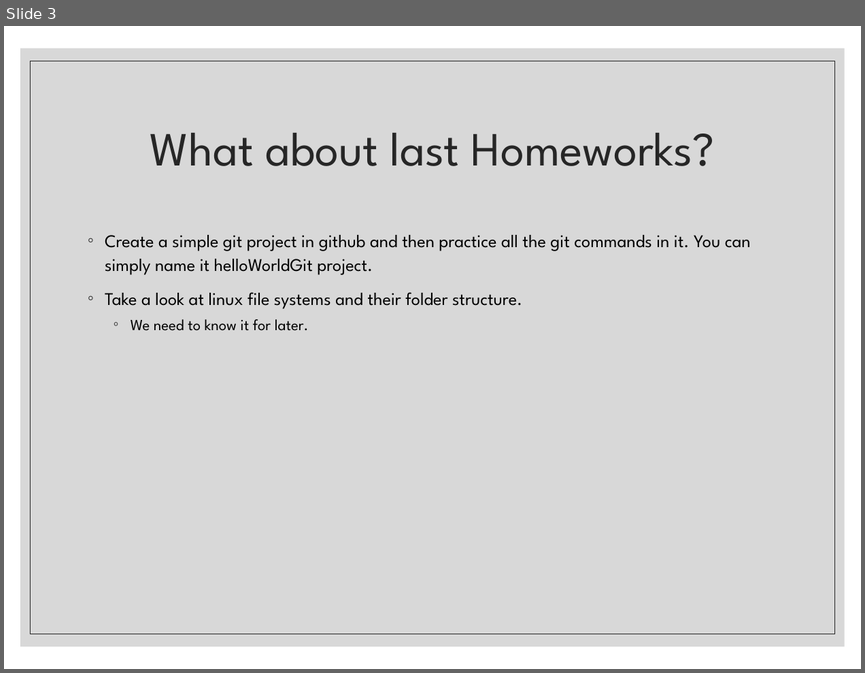
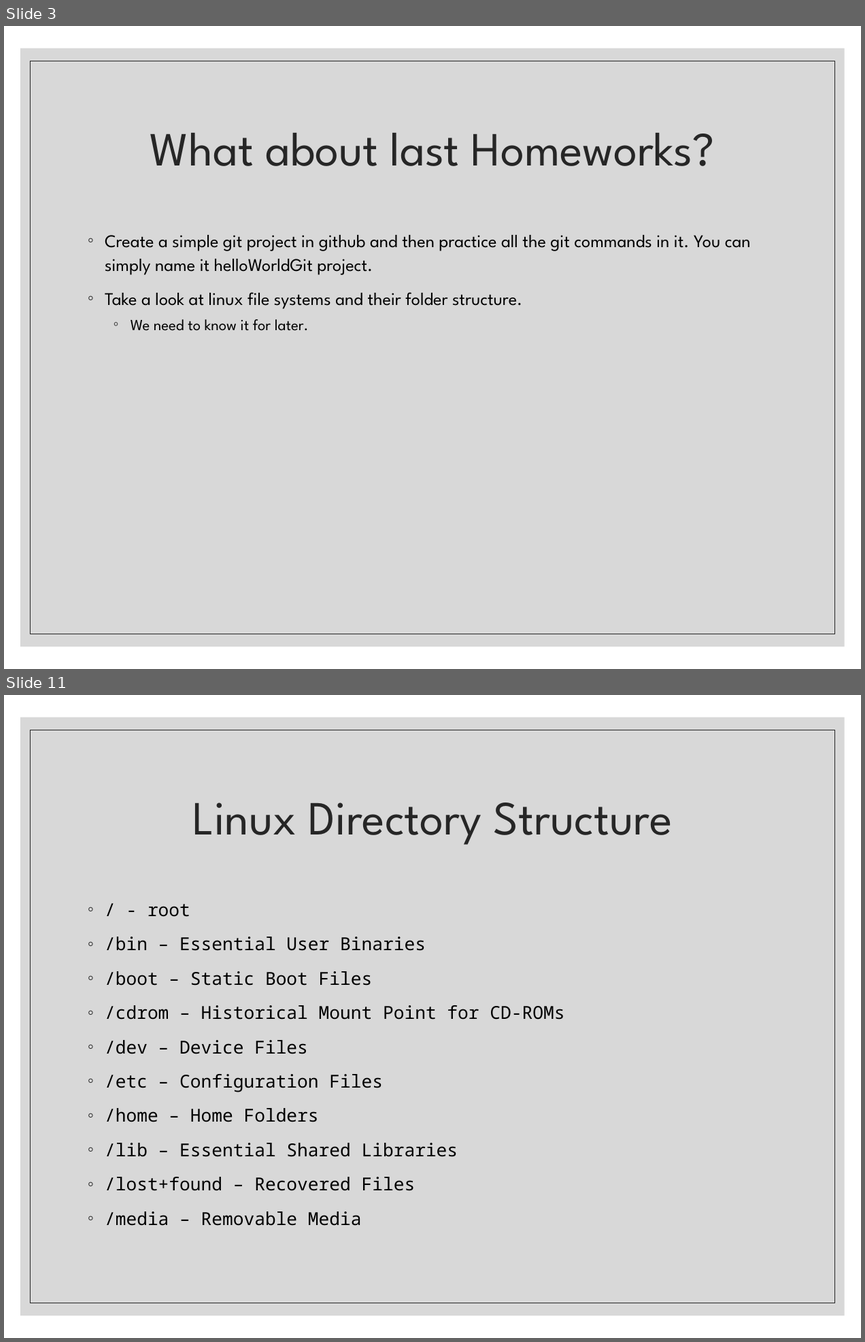
Before and after one commit to mostafa8026/ComputerProgramming-Basics, a slide deck: 02 - Linux 1.pptx. Shown one above the other, each under a label of ours: slide 3 before the commit, slides 3 and 11 after it; the slides between them are not shown. The pictures are 865x673 and 865x1342 pixels, drawn with LibreOffice and Linux fonts; fonts in the diff are those of the drawing. Boxes give left, top, right and bottom in pixels: in the first picture for what was removed or moved away, otherwise in the second. Text is boxed around its words. In the diff, an @@ line names an element or a change of style, - is before the commit and + after.

```diff
--- a/02 - Linux 1.pptx
+++ b/02 - Linux 1.pptx
@@ slide 11 added at bbox=[4, 695, 861, 1338], background #FFFFFF; not listed: 2 template elements that a slide beside it also shows @@
@@ title added at bbox=[192, 802, 672, 845], 40 pt, text #262626 @@
+Linux Directory Structure
@@ text added at bbox=[105, 904, 564, 1225], 15 pt, text #000000 @@
+◦ / - root
+◦ /bin – Essential User Binaries
+◦ /boot – Static Boot Files
+◦ /cdrom – Historical Mount Point for CD-ROMs
+◦ /dev – Device Files
+◦ /etc – Configuration Files
+◦ /home – Home Folders
+◦ /lib – Essential Shared Libraries
+◦ /lost+found – Recovered Files
+◦ /media – Removable Media
```
Also in this commit, not shown: 1 slide changed, 10 other slides added, 1 other file.
